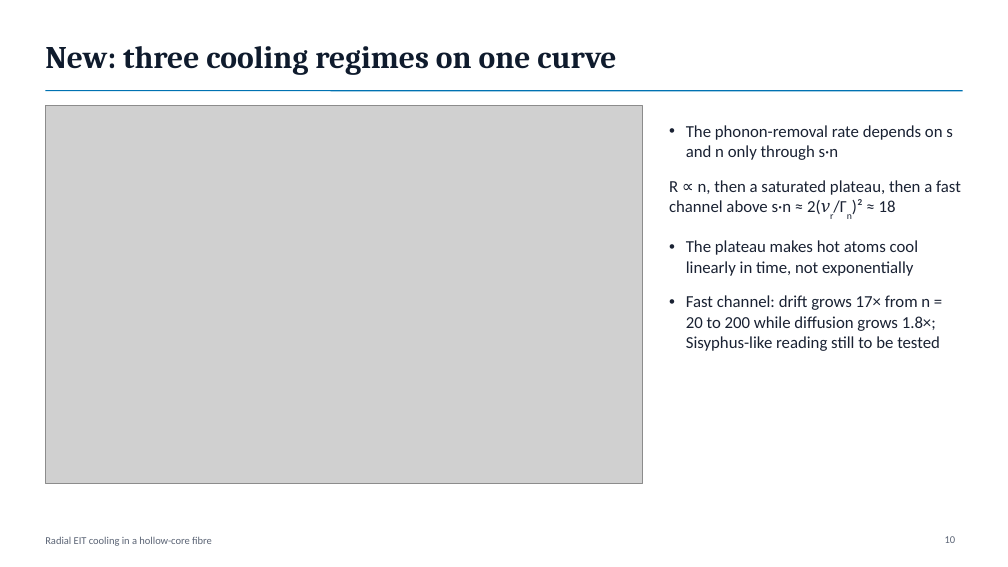
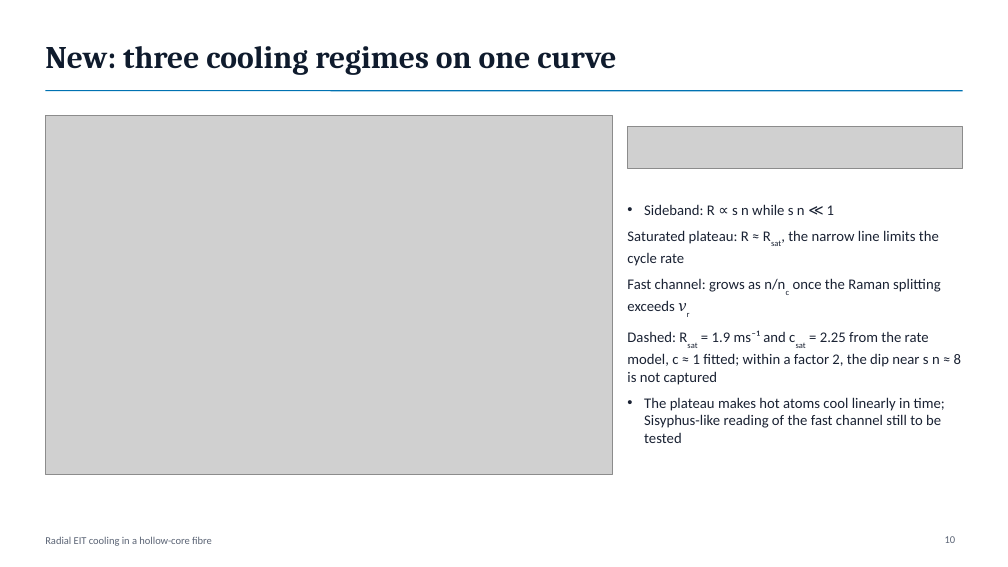
Before and after one commit to Leonardo-Razzai/hcf-eit-cooling, a slide deck: slide 10 of presentation/radial_eit_cooling_talk.pptx. Drawn at 1008x567 pixels with LibreOffice and Linux fonts; fonts in the diff are those of the drawing; grey boxes stand for pictures. Boxes give left, top, right and bottom in pixels: in the first picture for what was removed or moved away, otherwise in the second. Text is boxed around its words. In the diff, an @@ line names an element or a change of style, - is before the commit and + after.

```diff
--- a/presentation/radial_eit_cooling_talk.pptx
+++ b/presentation/radial_eit_cooling_talk.pptx
@@ picture: place and size @@
-picture at box(45, 106, 642, 484)
+picture at box(45, 115, 613, 474)
@@ picture added at box(628, 126, 963, 169) @@
@@ text at box(627, 204, 961, 443): text changed; size 16 to 14 pt @@
-• The phonon-removal rate depends on s and n only through s·n
-• R ∝ n, then a saturated plateau, then a fast channel above s·n ≈ 2(νr/Γn)² ≈ 18
-• The plateau makes hot atoms cool linearly in time, not exponentially
-• Fast channel: drift grows 17× from n = 20 to 200 while diffusion grows 1.8×; Sisyphus-like reading still to be tested
+• Sideband: R ∝ s n while s n ≪ 1
+• Saturated plateau: R ≈ Rsat, the narrow line limits the cycle rate
+• Fast channel: grows as n/nc once the Raman splitting exceeds νr
+• Dashed: Rsat = 1.9 ms⁻¹ and csat = 2.25 from the rate model, c ≈ 1 fitted; within a factor 2, the dip near s n ≈ 8 is not captured
+• The plateau makes hot atoms cool linearly in time; Sisyphus-like reading of the fast channel still to be tested
```
Also in this commit, not shown: 4 other files.
